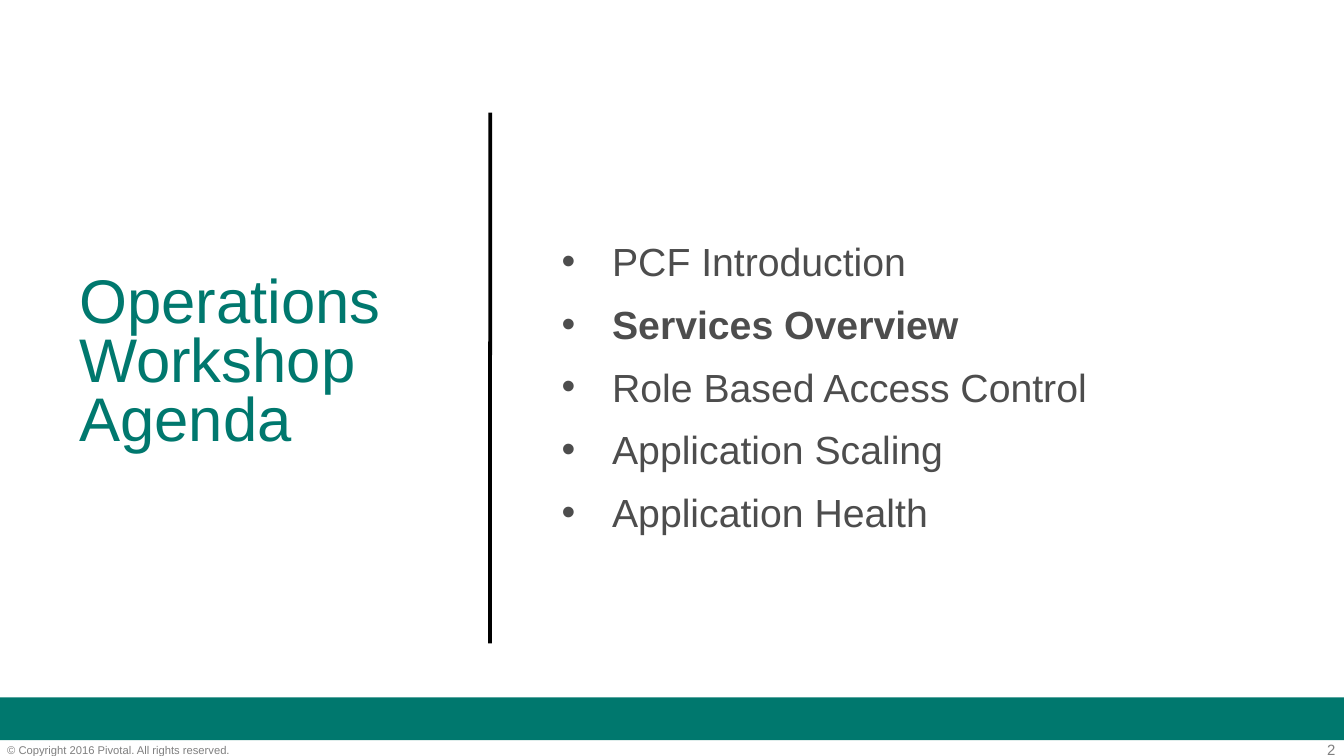
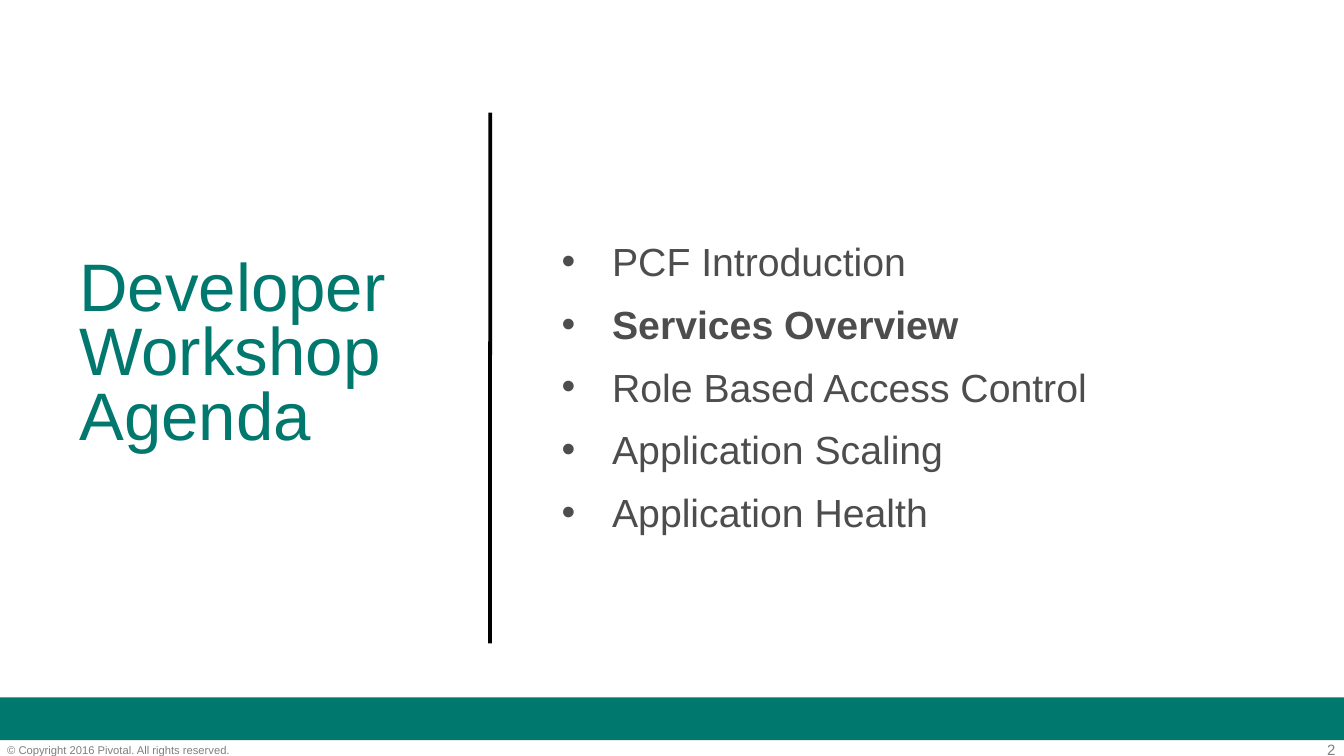
Before and after one commit to phopper-pivotal/PCF-Workshop, a slide deck: slide 2 of PCF-Workshop-Developer/slides/02-Dev_Workshop-Services_Overview.ppt. Drawn at 1344x756 pixels with LibreOffice and Linux fonts; fonts in the diff are those of the drawing; background and template pictures are left out. Boxes give left, top, right and bottom in pixels: in the first picture for what was removed or moved away, otherwise in the second. Text is boxed around its words. In the diff, an @@ line names an element or a change of style, - is before the commit and + after.

```diff
--- a/PCF-Workshop-Developer/slides/02-Dev_Workshop-Services_Overview.ppt
+++ b/PCF-Workshop-Developer/slides/02-Dev_Workshop-Services_Overview.ppt
@@ text at (x1=79, y1=262, x2=385, y2=453): text changed; size 33 to 36 pt @@
-Operations Workshop Agenda
+Developer Workshop Agenda
```
Also in this commit, not shown: 1 other file.
